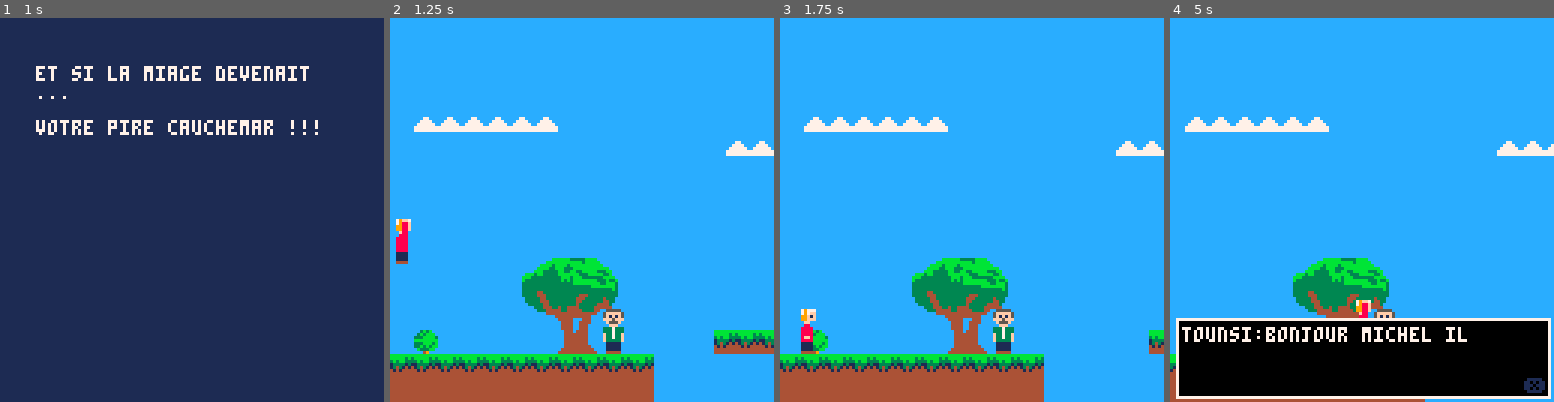
Above: before the commit, frames 1-4 (left to right).
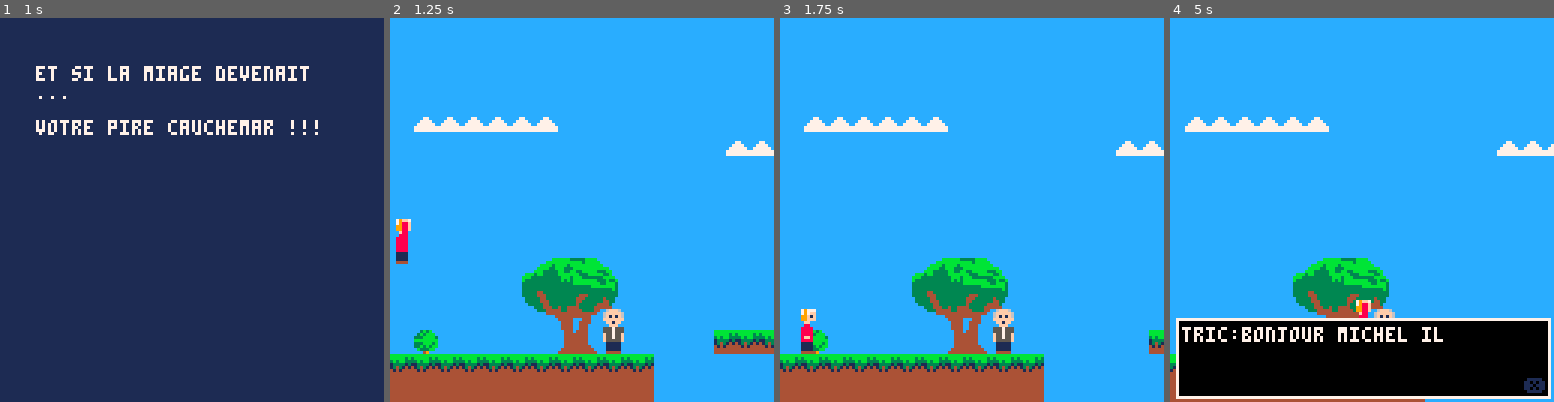
Above: after the commit, the same moments.

Repository: RemiFELIN/PICO8_SOPHIA_ANTIPOLIS
Game: PICO-8 cartridge miage.p8
The game is run twice, just before and just after one commit, with the same random seed, the same clock (stepped at 60 frames per second) and the same inputs.
Inputs:
- Up to frame 1 (1 s): tap X (X key) at 0.33 s; tap O (Z key) at 0.7 s
- Up to frame 2 (1.25 s): tap X (X key) at 1.07 s
- Up to frame 3 (1.75 s): hold Right from 1.6 s (still down); tap O (Z key) at 1.7 s
- Up to frame 4 (5 s): tap X (X key) at 1.85, 2.97, 4.08 s; release Right at 2.1 s; tap O (Z key) every 0.4 s from 2.1 to 4.9 s; hold Up 2.15-2.42 s; hold Right 2.47-3.03 s; hold Left 3.08-3.58 s; hold Down 3.63-3.97 s; hold Right 4.02-4.68 s; hold Up from 4.73 s (still down)

Frame 1 is identical in both runs. In frame 2, 0.2% of the frame differs, in the area x 55-61%, y 75-85%; in frame 3, 0.2%; in frame 4, 1.1%, in the area x 6-78%, y 75-85%.

Commit message:
change le sprite de tounsi pour le président de l'uns, ajustement rythmique d'une musique

Diff:
--- a/miage.p8
+++ b/miage.p8
@@ -517,8 +517,8 @@
       talked = true
     end
     if pnj.name=="tounsi" then
-      dtb_disp("buffa:salut steph.")
-      dtb_disp("tounsi:bonjour michel il parait que tu aimes la musique ? la clef de l'excellence c'est de savoir se diversifier !")
+      dtb_disp("buffa:bonjour président.")
+      dtb_disp("tric:bonjour michel il parait que tu aimes la musique ? la clef de l'excellence c'est de savoir se diversifier !")
       dtb_disp("buffa:tu leurs parle comme ca a tes eleves ?")
       talked = true
     end
@@ -1389,17 +1389,17 @@
 01114400011110000011110001101100001101100110110001100440001111001110011100111440001111000011110001101100001101101100001100000000
 04440000044440000044440004404400004404400440440004400000004444004400004400444000004444000044440004404400004404404400004400000000
 09999900000000000000000000000000000000000000000000000000000000000000000000000070000000000000000000000000000000000077777099999000
-0ff949ff0000600000060000000000000000000000006006000000000055555009000070090000770000000000555550055555555555555007777777ff949ff0
-0f1f94cc00063600006360000000300000030000000636636000000000ff555099900077999007707000000705fffff505f0000000000f5007fffff7f1f94cc0
-0fff9ccc00006366663600000000030000300000000063663600000000d1dd5009590770095900000770077005f1f1f505f0000000000f5007f1f1f7fff9cc40
-000fccc900000633336000000000003333000000000006333360000000ffff500795900000959000007777000fff5fff05f0000000000f5007fffff700fcc490
-00cccc440000637337360000000003733730000000006337360000000000ff00077959990709599907b77b7000f555f005ffffffffffff5007ff1ff700cccc49
+0ff949ff00006000000600000000000000000000000060060000000000555550090000700900007700000000006fff60055555555555555007777777ff949ff0
+0f1f94cc00063600006360000000300000030000000636636000000000ff555099900077999007707000000706fffff605f0000000000f5007fffff7f1f94cc0
+0fff9ccc00006366663600000000030000300000000063663600000000d1dd5009590770095900000770077006f1f1f605f0000000000f5007f1f1f7fff9cc40
+000fccc900000633336000000000003333000000000006333360000000ffff500795900000959000007777000fffffff05f0000000000f5007fffff700fcc490
+00cccc440000637337360000000003733730000000006337360000000000ff00077959990709599907b77b7000ff1ff005ffffffffffff5007ff1ff700cccc49
 00cccc0000063333333360000000333333330000000633336000000050033330770095590770955977777777000fff0005666ffffff66650077fff7700cccc94
-00cccc00000066666666000000000000000000000000666600000000500333300000999977009999000000000333733305786ffffff687500555655500cccc00
-00cccc00066033333333066000003333333300006660333333330660555333300077777700000000000000000333733305786f7676f687500555655500cccc00
-00cccc006336333333336336033033333333033033363333333363360ff33330007aaaaa00000000000000000f33733f05776f7676f677500f55655f00cccc00
-00cccc0063363333333363360330333333330330333633333333633600033330007aaaa900000000b000000b0f33733f05666ffffff666500f55655f00cccc00
-0011110063363333333363360330333333330330666033333333633600033330007aaa9a000000000b0000b00f33333f05555555555555500f55555f00110110
+00cccc00000066666666000000000000000000000000666600000000500333300000999977009999000000000555755505786ffffff687500555655500cccc00
+00cccc00066033333333066000003333333300006660333333330660555333300077777700000000000000000555755505786f7676f687500555655500cccc00
+00cccc006336333333336336033033333333033033363333333363360ff33330007aaaaa00000000000000000f55755f05776f7676f677500f55655f00cccc00
+00cccc0063363333333363360330333333330330333633333333633600033330007aaaa900000000b000000b0f55755f05666ffffff666500f55655f00cccc00
+0011110063363333333363360330333333330330666033333333633600033330007aaa9a000000000b0000b00f55555f05555555555555500f55555f00110110
 0011110006603333333306600000333333330000000033333333066000001110007aaa9a0000000000bbbb0000111110000005ffff5000000011111000110110
 0011110000003333333300000000333333330000000033333333000000001110007aaaa9000000000b7bb7b000111110000005ffff5000000011111000110110
 0011110000006336633600000000033003300000000063366336000000001110007aaaaa00000000bbbbbbbb00111110000005ffff5000000011111000110110
@@ -1637,31 +1637,31 @@
 6767676767676767676767676767676767676767676767676767676767676767676767676767676767676767676767676767676767676767000000000000000052525252525252525252526e6e6e7979797979797979797979797979797979797979797979797979797979797979797979797979797979797979797979797979
 6767676767676767505050505050676767676767676767676767676767676767676767676767676767676767676767676767676767676767000000000000000052525252525252525252526e6e6e7979797979797979797979797979797979794444444444444444444444444444444444444444444444444444444444444444
 6767676767676767676767676767676767676767676767676767676767676767676767676767676767676767676767676767676767676767000000000000000052525252525252525252526e6e6e797979797979797979797979797979797979447a7a7a7a7a7a7a7a7a7a7a7a7a7a7a7a7a7a7a7a7a7a7a7a7a7a7a7a7a7a44
+6767676767676767676767676767676767676767676767676767676767676767676767676767676767676767676767676767676767676767000000000000000052525252525252525252526e6e6e797979797979797979797979797979797979447a7a7a7a7a7a7a7a2e2f7a7a7a7a7a7a7a7a7a7a7a7a7a7a7a7a7a7a7a7a44
+6767676767676767676767676767676767676767675050506767676767676767676767676767676767676767676767676767676767676767000000000000000052525252525252525252526e6e6e797979797979797979797979797979797979447a7a7a7a7a7a7a7a3e3f7a7a7a7a7a7a7a7a7a7a7a7a7a7a7a7a7a7a7a7a44
 6767676767676767676767676767676767676767676767676767676767676767676767676767676767676767676767676767676767676767000000000000000052525252525252525252526e6e6e797979797979797979797979797979797979447a7a7a7a7a7a7a7a7a7a7a7a7a7a7a7a7a7a7a7a7a7a7a7a7a7a7a7a7a7a44
-6767676767676767676767676767676767676767675050506767676767676767676767676767676767676767676767676767676767676767000000000000000052525252525252525252526e6e6e797979797979797979797979797979797979447a7a7a7a7a7a7a7a7a7a7a7a7a7a7a7a7a7a7a7a7a7a7a7a7a7a7a7a7a7a44
-6767676767676767676767676767676767676767676767676767676767676767676767676767676767676767676767676767676767676767000000000000000052525252525252525252526e6e6e797979797979797979797979797979797979447a7a7a7a7a7a7a7a7a7a7a7a7a7a7a7a7a7a7a7a7a7a7a7a7a7a7a7a7a7a44
-6750505050506767676767676767676767676767676767676767676767676767676767676767676767676767676767676767676767676767000000000000000052525252525252525252526e6e6e797979797979797979797979797979797979447a7a7a7a7a7a7a7a7a7a7a7a7a7a7a7a7a7a7a7a7a7a7a7a7a7a7a7a7a7a44
-6767676767676767676767676767676767676767676767676767676767676767676767676767676767676767676767676767676767676767000000000000000052525252525252525252526e6e6e797979797979797979797979797979797979447a7a7a7a7a7a7a7a7a7a7a7a7a7a7a7a7a7a7a7a7a7a7a7a7a7a7a7a7a7a44
-6767676767676767676767676767676767676767676767676767676767676767676767676767676767676767676767676767676767676767000000000000000052525252525252525252526e6e6e797979797979797979797979797979797979447a7a7a7a7a7a7a7a7a7a7a7a7a7a7a7a7a7a7a7a7a7a7a7a7a7a7a7a7a7a44
-6767676767676767676767676767676742676767676767676767676767676767676767676767676767676767676767676767676767676767000000000000000052525252525252525252526e6e6e797979797979797979797979797979797979447a7a7a7a7a7a7a7a7a7a7a7a7a7a7a7a7a7a7a7a7a7a7a7a7a7a7a7a7a7a44
-6767676767676767676767676767404040406767676767676767676767676767676767676767676767676767676767676767676767676767000000000000000052525252525252525252526e6e6e6f7979797979797979797979797979797979447a7a7a7a7a7a7a7a7a7a7a7a7a7a7a7a7a7a7a7a7a7a7a7a7a7a7a7a7a7a44
-6666666654676767676767676767676767676767676767676767676767676767676767676767676767676767676767676767676767676767000000000000000052525252525252525252526e6e6e7f7979797979797979797979797979797979447a7a7a7a7a7a7a7a7a7a7a7a7a7a7a7a7a7a7a7a7a7a7a7a7a7a7a7a7a7a44
-6665656654676767676767676767676767676767676767676767676767676767676767676767676767676767676767676767676767676767000000000000000052525252525252525252526e6e6e6e79797979797979797979797979797979794444444444444444444444444444444444444444444444444444444444444444
-6666666654676767676767676767676767676767676767676767676767676767676767676767676767676767676767676767676767676767000000000000000052525252525252525252526e6e6e6e6f7979796b2b2e2f7979797979797979796c6d6c6d6c6d6c6d6c6d6c6d6c6d796b796d6c6d6c6d6c6d6c6d6c6d6c6d6c6d
-4444444454676767676767676767676767676767676767676740404040676767676767676767676767676767676767676767676767676767000000000000000052525252525252525252526e6e6e6e7f7979797b3b3e3f7979797979797979797c7d7c7d7c7d7c7d7c7d7c7d7c7d797b797d7c7d7c7d7c7d7c7d7c7d7c7d7c7d
-6665656654676767676767676767676767676767676767676767676767676767676767676767676767676767676767676767676767676767000000000000000052525252525252525252527878787878787878787878787878787878787878787878787878787878787878787878787878787878787878787878787878787878
-6666666654676767676767676767676767676767676767676767676767676767676767676767676767676767676767676767676767676767000000000000000052525252525252525252527e7e7e52527e7e7e7e7e7e52527e7e7e7e7e7e52527e7e7e7e7e7e52527e7e7e7e7e7e52527e7e7e7e7e7e52527e7e7e7e7e7e5252
-4444444454676767676767676767676767676767676767676767676767676767676767676767676767676767676767676767676767676767000000000000000052525252525252525252527e7e7e52527e7e7e7e7e7e52527e7e7e7e7e7e52527e7e7e7e7e7e52527e7e7e7e7e7e52527e7e7e7e7e7e52527e7e7e7e7e7e5252
-6665656654676761616167676767676767676767676767676767676767676767676767676767676767676767676767676767676767676767000000000000000052525252525252525252527e7e7e52527e7e7e7e7e7e52527e7e7e7e7e7e52527e7e7e7e7e7e52527e7e7e7e7e7e52527e7e7e7e7e7e52527e7e7e7e7e7e5252
-6666666654676767676767676767676767676767676767676767676767676767676767676767676767676767676767676767676767676767000000000000000052525252525252525252527e7e7e52527e7e7e7e7e7e52527e7e7e7e7e7e52527e7e7e7e7e7e52527e7e7e7e7e7e52527e7e7e7e7e7e52527e7e7e7e7e7e5252
-4444444454676767676767676767676767676767676767676767676767676767676767676767676767676767676767676767676767676767676767676767676767676767676767676767676767676767676767676767676767676767676767676767676767676767676767676767676767676767676767676767676767676767
-6665656654676767676767676767676767676767676767676767676767676767676767676767676767676767676767676767676767676767676767676767676767676767676767676767676767676767676767676767676767676767676767676767676767676767676767676767676767676767676767676767676767676767
-6666666654676767676767676767676767676767676767676767676767676767676767676767676767676767676767676767676767676767676767676767676767676767676767676767676767676767676767676767676767676767676767676767676767676767676767676767676767676767676767676767676767676767
-4644444454676767676767676767676767676767676767676767676767676767676767676767676767676767676767676767676767676767676767676767676767676767676767676767676767676767676767676767676767676767676767676767676767676767676767676767676767676767676767676767676767676767
-5644444464676767676767676767676767676767676767676767676767676767676767676767676767676767676767676767676767676767676767676767676767676767676767676767676767676767676767676767676767676767676767676767676767676767676767676767676767676767676767676767676767676767
-4040404040676767676767676767676767676767676767676767676767676767676767676767676767676767676767676767676767676767676767676767676767676767676767676767676767676767676767676767676767676767676767676767676767676767676767676767676767676767676767676767676767676767
-4141414141676767676767676767676767676767676767676767676767676767676767676767676767676767676767676767676767676767676767676767676767676767676767676767676767676767676767676767676767676767676767676767676767676767676767676767676767676767676767676767676767676767
-6767676767676767676767676767676767676767676767676767676767676767676767676767676767676767676767676767676767676767676767676767676767676767676767676767676767676767676767676767676767676767676767676767676767676767676767676767676767676767676767676767676767676767
+6750505050506767676767676767676767676767676767676767676767676767676767676767676767676767675344444444444444444444520000000000000052525252525252525252526e6e6e797979797979797979797979797979797979447a7a7a7a7a7a7a7a7a7a7a7a7a7a7a7a7a7a7a7a7a7a7a7a7a7a7a7a7a7a44
+6767676767676767676767676767676767676767676767676767676767676767676767676767676767676767675344444444444444444444520000000000000052525252525252525252526e6e6e797979797979797979797979797979797979447a7a7a7a7a7a7a7a7a7a7a7a7a7a7a7a7a7a7a7a7a7a7a7a7a7a7a7a7a7a44
+6767676767676767676767676767676767676767676767676767676767676767676767676767676767676767675344444444444444444444520000000000000052525252525252525252526e6e6e797979797979797979797979797979797979447a7a7a7a7a7a7a7a7a7a7a7a7a7a7a7a7a7a7a7a7a7a7a7a7a7a7a7a7a7a44
+6767676767676767676767676767676742676767676767676767676767676767676767676767676767676767675344444444444444444444000000000000000052525252525252525252526e6e6e797979797979797979797979797979797979447a7a7a7a7a7a7a7a7a7a7a7a7a7a7a7a7a7a7a7a7a7a7a7a7a7a7a7a7a7a44
+6767676767676767676767676767404040406767676767676767676767676767676767676767676767676767675344444444444444444444000000000000000052525252525252525252526e6e6e6f7979797979797979797979797979797979447a7a7a7a7a7a7a7a7a7a7a7a7a7a7a7a7a7a7a7a7a7a7a7a7a7a7a7a7a7a44
+6666666654676767676767676767676767676767676767676767676767676767676767676767676767676767675344444444444444444444000000000000000052525252525252525252526e6e6e7f7979797979797979797979797979797979447a7a7a7a7a7a7a7a7a7a7a7a7a7a7a7a7a7a7a7a7a7a7a7a7a7a7a7a7a7a44
+6665656654676767676767676767676767676767676767676767676767676767676767676767676767676767675344444444444444444444000000000000000052525252525252525252526e6e6e6e79797979797979797979797979797979794444444444444444444444444444444444444444444444444444444444444444
+6666666654676767676767676767676767676767676767676767676767676767676767676767676767676767675344444444444444444444000000000000000052525252525252525252526e6e6e6e6f7979796b2b2e2f7979797979797979796c6d6c6d6c6d6c6d6c6d6c6d6c6d796b796d6c6d6c6d6c6d6c6d6c6d6c6d6c6d
+4444444454676767676767676767676767676767676767676740404040676767676767676767676767676767675344444444444444444444000000000000000052525252525252525252526e6e6e6e7f7979797b3b3e3f7979797979797979797c7d7c7d7c7d7c7d7c7d7c7d7c7d797b797d7c7d7c7d7c7d7c7d7c7d7c7d7c7d
+6665656654676767676767676767676767676767676767676767676767676767676767676767676767676767675344444444444444444444000000000000000052525252525252525252527878787878787878787878787878787878787878787878787878787878787878787878787878787878787878787878787878787878
+6666666654676767676767676767676767676767676767676767676767676767676767676767676767676767675344444444444444444444000000000000000052525252525252525252527e7e7e52527e7e7e7e7e7e52527e7e7e7e7e7e52527e7e7e7e7e7e52527e7e7e7e7e7e52527e7e7e7e7e7e52527e7e7e7e7e7e5252
+4444444454676767676767676767676767676767676767676767676767676767676767676767676767676767675344444444444444444444000000000000000052525252525252525252527e7e7e52527e7e7e7e7e7e52527e7e7e7e7e7e52527e7e7e7e7e7e52527e7e7e7e7e7e52527e7e7e7e7e7e52527e7e7e7e7e7e5252
+6665656654676761616167676767676767676767676767676767676767676767676767676767676767676767675344444444444444444444000000000000000052525252525252525252527e7e7e52527e7e7e7e7e7e52527e7e7e7e7e7e52527e7e7e7e7e7e52527e7e7e7e7e7e52527e7e7e7e7e7e52527e7e7e7e7e7e5252
+6666666654676767676767676767676767676767676767676767676767676767676767676767676767676767675344444444444444444444000000000000000052525252525252525252527e7e7e52527e7e7e7e7e7e52527e7e7e7e7e7e52527e7e7e7e7e7e52527e7e7e7e7e7e52527e7e7e7e7e7e52527e7e7e7e7e7e5252
+4444444454676767676767676767676767676767676767676767676767676767676767676767676767676767675344444444444444444444676767676767676767676767676767676767676767676767676767676767676767676767676767676767676767676767676767676767676767676767676767676767676767676767
+6665656654676767676767676767676767676767676767676767676767676767676767676767676767676767675344444444444444444444676767676767676767676767676767676767676767676767676767676767676767676767676767676767676767676767676767676767676767676767676767676767676767676767
+6666666654676767676767676767676767676767676767676767676767676767676767676767676767676767675344444444444444444444626767676767676767676767676767676767676767676767676767676767676767676767676767676767676767676767676767676767676767676767676767676767676767676767
+4644444454676767676767676767676767676767676767676767676767676767674343434343434343434343434544444444444444444444626767676767676767676767676767676767676767676767676767676767676767676767676767676767676767676767676767676767676767676767676767676767676767676767
+5644444464676767676767676767676767676767676767676767676767676767674040404061616161614040404040404040404040404040676767676767676767676767676767676767676767676767676767676767676767676767676767676767676767676767676767676767676767676767676767676767676767676767
+4040404040676767676767676767676767676767676767676767676767676767674141414141414141414141414141414141414141414141676767676767676767676767676767676767676767676767676767676767676767676767676767676767676767676767676767676767676767676767676767676767676767676767
+4141414141676767676767676767676767676767676767676767676767676767674141414141414141414141414141414141414141414141676767676767676767676767676767676767676767676767676767676767676767676767676767676767676767676767676767676767676767676767676767676767676767676767
+6767676767676767676767676767676767676767676767676767676767676767674141414141414141414141414141414141414141414141676767676767676767676767676767676767676767676767676767676767676767676767676767676767676767676767676767676767676767676767676767676767676767676767
 5252525252525252525252525252525252525252525252525252525252525252525252525252525252525252525252525252525252525252525252525252525252525252525252525252525252525252525252525252525252525252525252525252525252525252525252525252525252525252525252525252525252525252
 5252525252525252525252525252525252525252525252525252525252525252525252525252525252525252525252525252525252525252525252525252525252525252525252525252525252525252525252525252525252525252525252525252525252525252525252525252525252525252525252525252525252525252
 5252525252525252525252525252525252525252525252525252525252525252525252525252525252525252525252525252525252525252525252525252525252525252525252525252525252525252525252525252525252525252525252525252525252525252525252525252525252525252525252525252525252525252
Not shown, changed: the music (__music__) section of miage.p8
Not shown, changed: the sound effects (__sfx__) section of miage.p8
